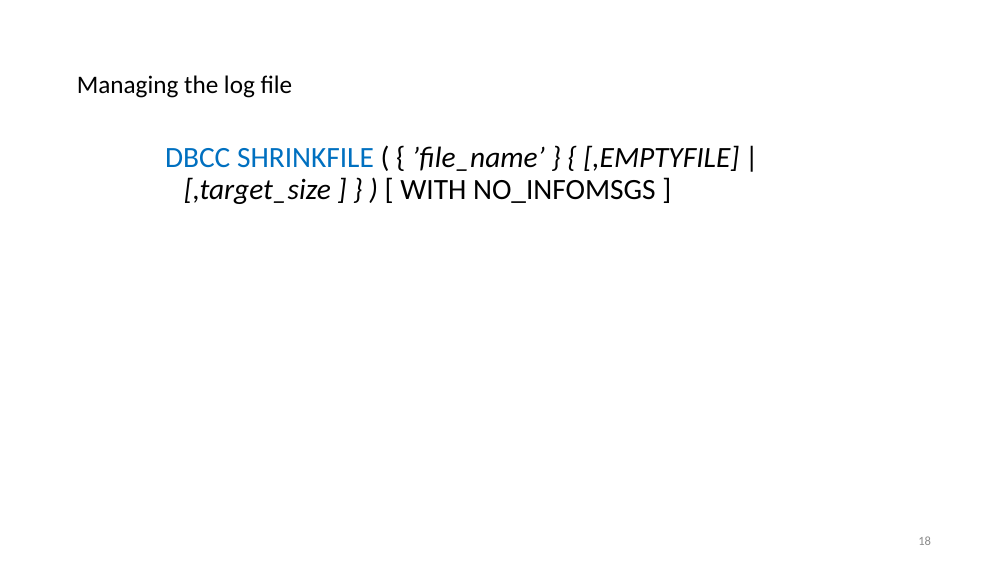
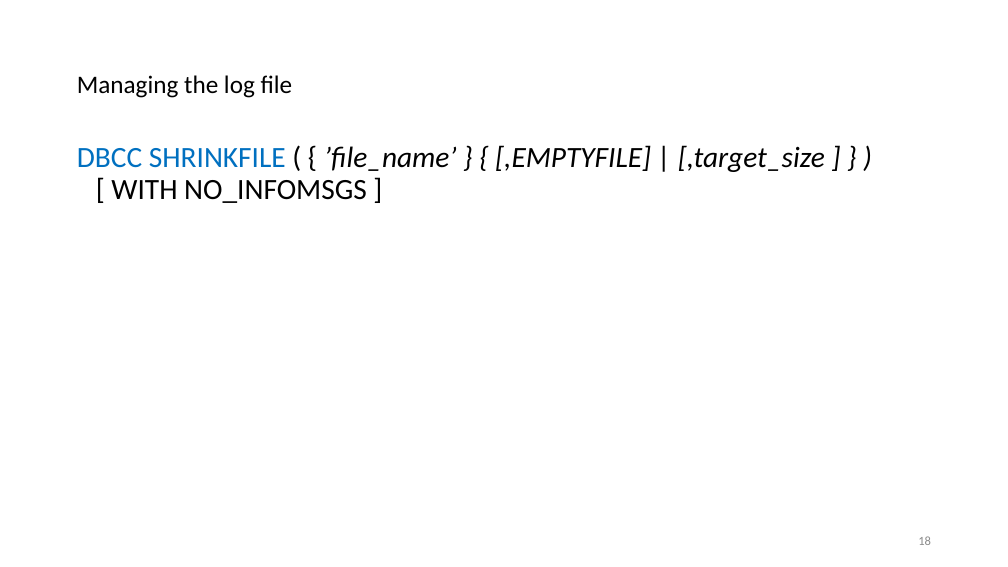
Before and after one commit to nashurgessa/DB-practices, a slide deck: slide 18 of Slides/transaction.pptx. Drawn at 1008x567 pixels with LibreOffice and Linux fonts; fonts in the diff are those of the drawing. Boxes give left, top, right and bottom in pixels: in the first picture for what was removed or moved away, otherwise in the second. Text is boxed around its words. In the diff, an @@ line names an element or a change of style, - is before the commit and + after.

```diff
--- a/Slides/transaction.pptx
+++ b/Slides/transaction.pptx
@@ text "DBCC SHRINKFILE ( { ’file_name’ ..." rewrapped from <box>165,145,739,204</box> to <box>77,145,825,203</box> @@
```
Also in this commit, not shown: 1 other slide changed, 14 other files.
